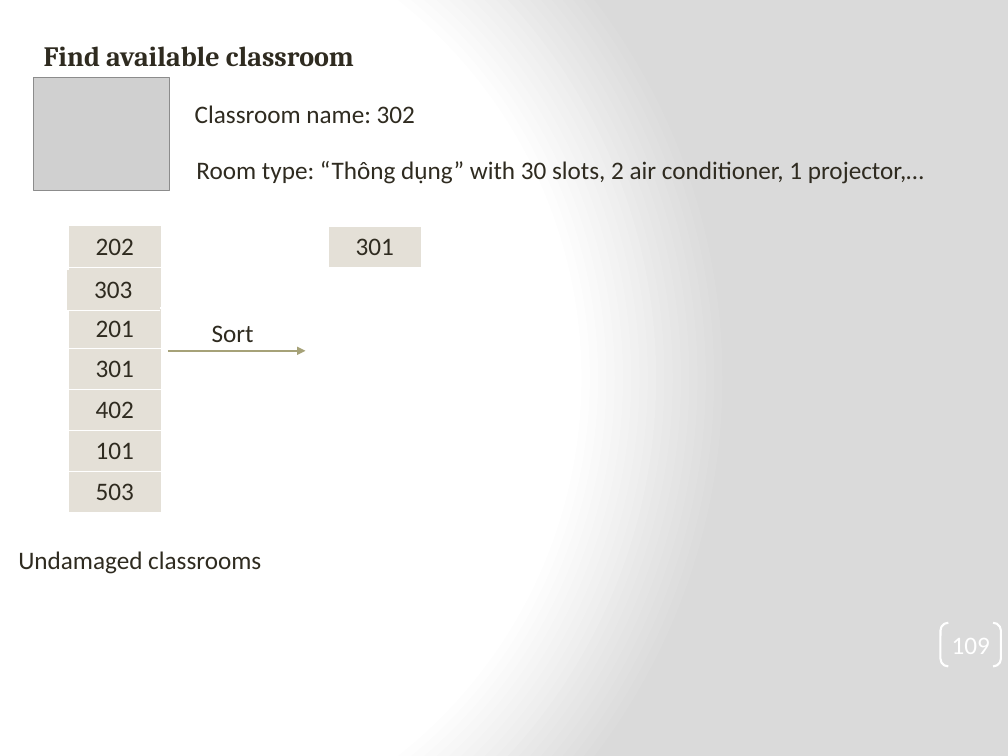
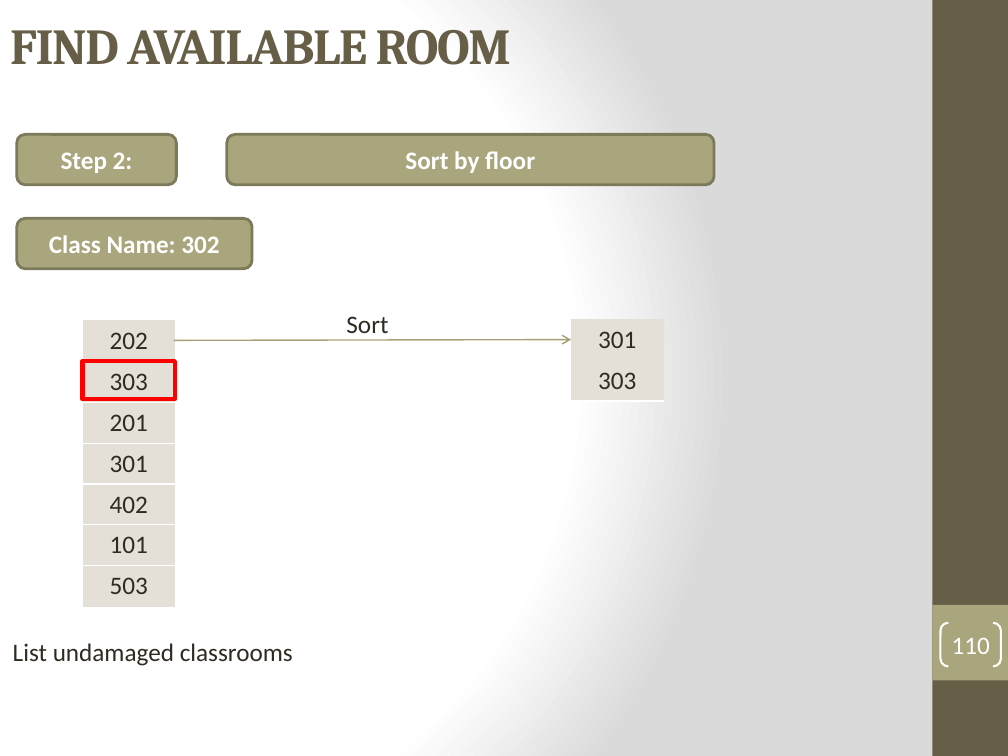
Before and after one commit to tranquang9a1/ECRM, a slide deck: slide 110 of Document/ECRM-Presentation v4.pptx (slide 109 before the commit). Drawn at 1008x756 pixels with LibreOffice and Linux fonts; fonts in the diff are those of the drawing; grey boxes stand for pictures. Boxes give left, top, right and bottom in pixels: in the first picture for what was removed or moved away, otherwise in the second. Text is boxed around its words. In the diff, an @@ line names an element or a change of style, - is before the commit and + after.

```diff
--- a/Document/ECRM-Presentation v4.pptx
+++ b/Document/ECRM-Presentation v4.pptx
@@ text "FIND AVAILABLE ROOM" at [10, 30, 511, 65]: vertical alignment top to middle @@
@@ rectangle added at [932, 0, 1008, 756], fill #675E47 @@
@@ text at [10, 30, 511, 65]: text changed; size 20 to 36 pt; text colour #2F2B20 to #675E47 @@
-Find available classroom
+FIND AVAILABLE ROOM
@@ picture removed at [33, 78, 168, 191] @@
@@ text removed at [195, 105, 415, 123] @@
-Classroom name: 302
@@ rounded rectangle added at [17, 134, 176, 184], fill #A9A57C, outline #7D7A5C 2 pt, 18 pt, text #FFFFFF, bold @@
+Step 2:
@@ rounded rectangle added at [227, 134, 714, 184], fill #A9A57C, outline #7D7A5C 2 pt, 18 pt, text #FFFFFF, bold @@
+Sort by floor
@@ text removed at [196, 161, 924, 184] @@
-Room type: “Thông dụng” with 30 slots, 2 air conditioner, 1 projector,…
@@ rounded rectangle added at [17, 219, 252, 269], fill #A9A57C, outline #7D7A5C 2 pt, 18 pt, text #FFFFFF, bold @@
+Class Name: 302
@@ table removed at [329, 227, 421, 268], 1 rows, 1 columns @@
-301
@@ table: place and size @@
-table at [69, 226, 161, 512]
+table at [83, 321, 175, 607]
@@ text "Sort" rewrapped from [212, 325, 254, 342] to [346, 316, 388, 340] @@
@@ table at [572, 320, 664, 401] @@
+row 1: 301
@@ table: place and size @@
-table at [68, 270, 160, 311]
+table at [572, 320, 664, 401]
@@ arrow moved from (168, 351) - (305, 351) to (173, 341) - (572, 340) @@
@@ arrow (173, 341) - (572, 340): arrowheads changed @@
@@ rectangle added at [83, 361, 175, 399], outline #FF0000 3 pt @@
@@ rectangle added at [932, 605, 1008, 680], fill #A9A57C @@
@@ text at [13, 643, 293, 666]: text changed @@
-Undamaged classrooms
+List undamaged classrooms
@@ page number at [952, 637, 990, 654]: text changed @@
-109
+110
```
Also in this commit, not shown: 17 other slides changed, 17 slides added, 6 slides removed.
